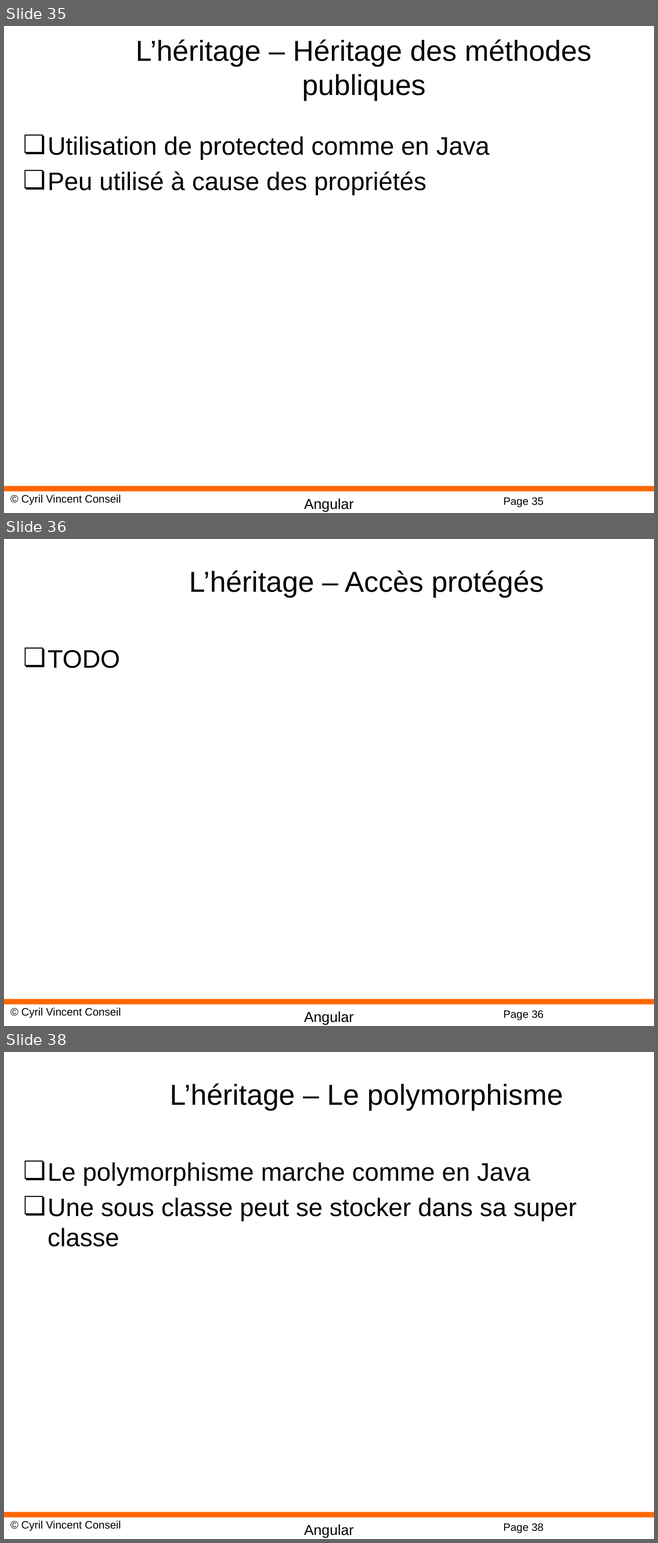
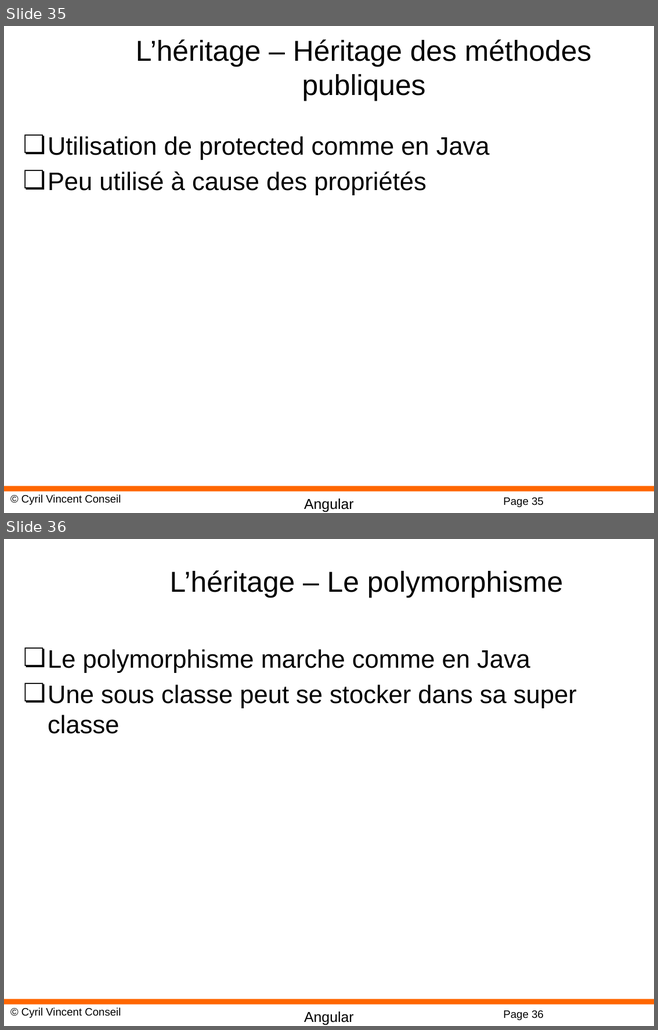
Before and after one commit to cyrilvincent/POE, a slide deck: ppt/angular/Angular09-TSOO.pptx. Shown one above the other, each under a label of ours: slides 35, 36 and 38 before the commit, slides 35 and 36 after it; the slides between them are not shown. The pictures are 658x1543 and 658x1030 pixels, drawn with LibreOffice and Linux fonts; fonts in the diff are those of the drawing; background and template pictures are left out. Boxes give left, top, right and bottom in pixels: in the first picture for what was removed or moved away, otherwise in the second. Text is boxed around its words. In the diff, an @@ line names an element or a change of style, - is before the commit and + after.

```diff
--- a/ppt/angular/Angular09-TSOO.pptx
+++ b/ppt/angular/Angular09-TSOO.pptx
@@ slide 36 removed at (x1=4, y1=539, x2=654, y2=1026), background #FFFFFF; not listed: 4 template elements that a slide beside it also shows @@
@@ title removed at (x1=189, y1=570, x2=544, y2=598) @@
-L’héritage – Accès protégés
@@ text removed at (x1=48, y1=650, x2=120, y2=668) @@
-❏ TODO
@@ what was slide 38 is now slide 36 @@
```
Also in this commit, not shown: 1 slide changed, 1 slide added, 1 other slide removed, 52 other files.
